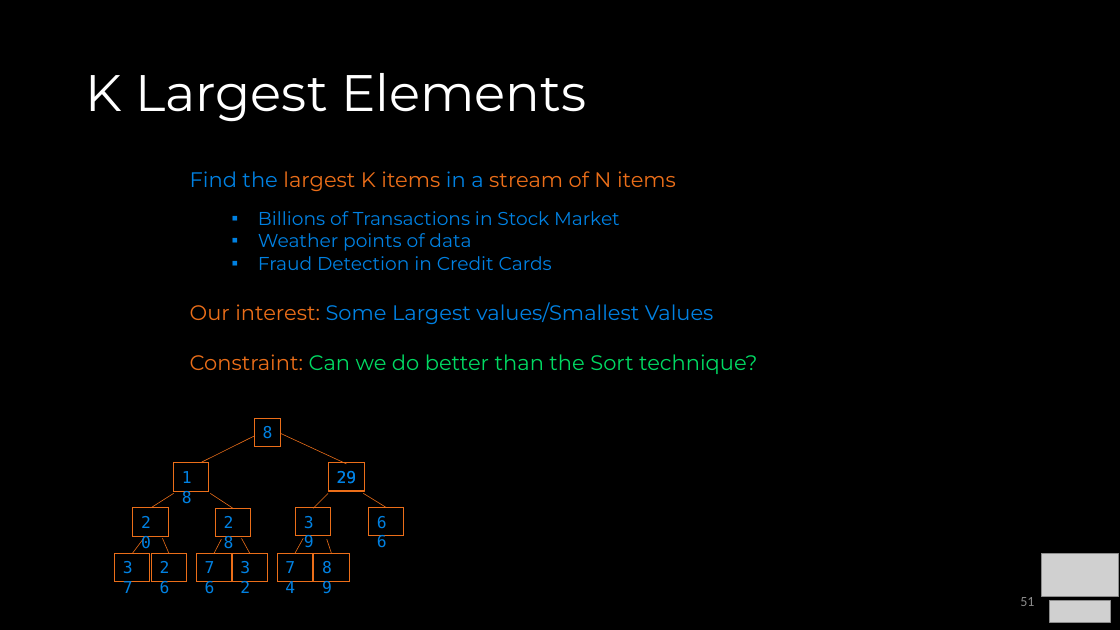
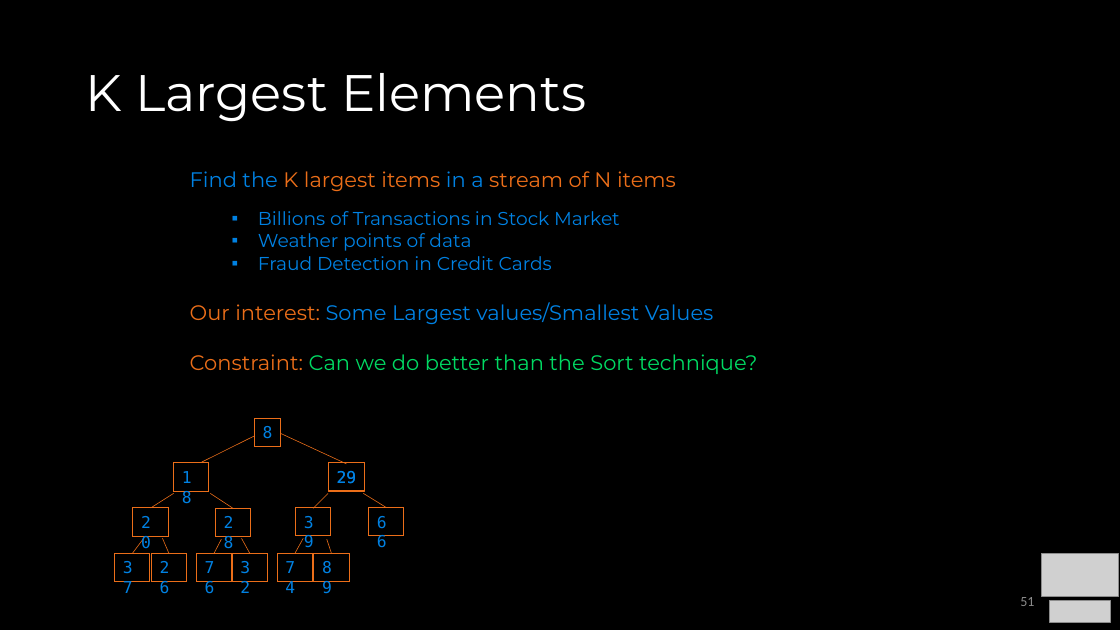
Before and after one commit to COP3530/Instructional-Content, a slide deck: slide 51 of Slides-PPT/5 - Heaps.pptx. Drawn at 1120x630 pixels with LibreOffice and Linux fonts; fonts in the diff are those of the drawing; grey boxes stand for pictures. Boxes give left, top, right and bottom in pixels: in the first picture for what was removed or moved away, otherwise in the second. Text is boxed around its words. In the diff, an @@ line names an element or a change of style, - is before the commit and + after.

```diff
--- a/Slides-PPT/5 - Heaps.pptx
+++ b/Slides-PPT/5 - Heaps.pptx
@@ text at (190, 171, 676, 191): text changed @@
-Find the largest K items in a stream of N items
+Find the K largest items in a stream of N items
```
Also in this commit, not shown: 7 other slides changed, 1 slide removed, 3 other files.
